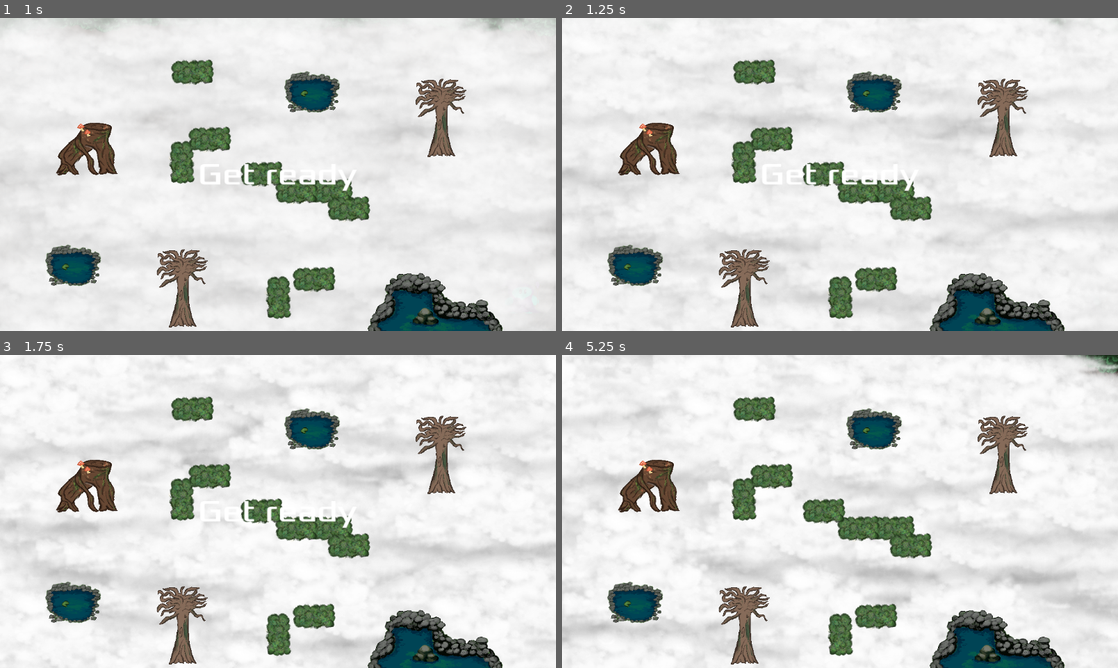
Above: before the commit, frames 1-4 (two rows, left to right).
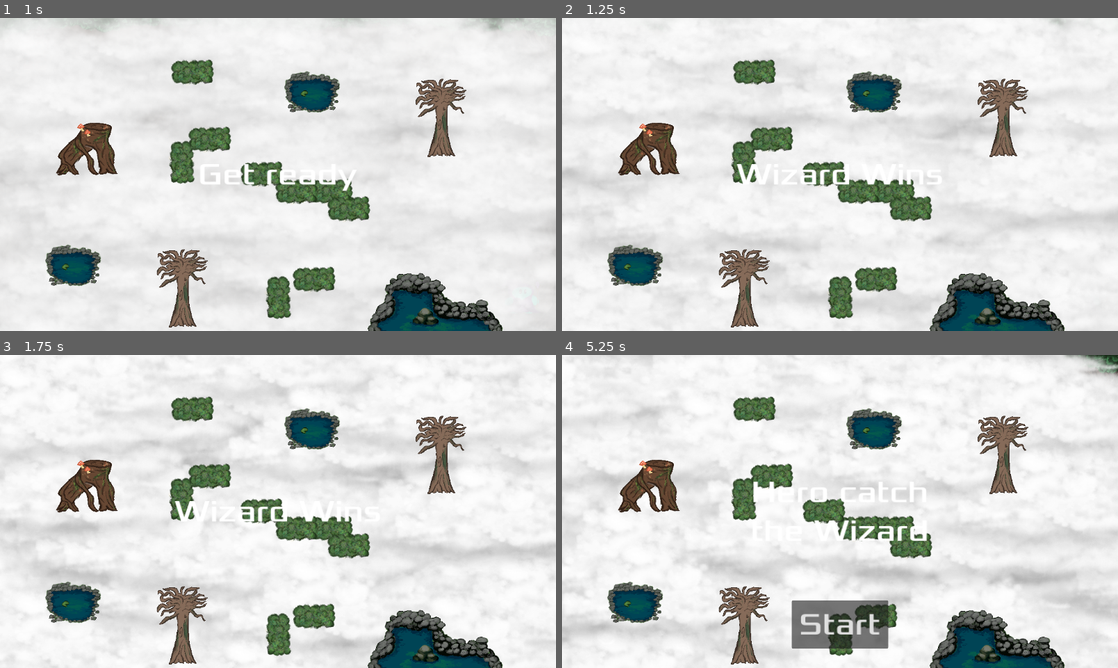
Above: after the commit, the same moments.

Repository: Robb-Fr/orbital-game-jam-6
Game: Godot game, scene res://scenes/main.tscn
The game is run twice, just before and just after one commit, with the same random seed, the same clock (stepped at 60 frames per second) and the same inputs. Sound files missing from this copy of the repository are replaced by a short silence.
Inputs:
- Up to frame 1 (1 s): click "Start" at 0.5 s
- Up to frame 2 (1.25 s): no input
- Up to frame 3 (1.75 s): hold D (left_move_right) from 1.28 s (still down)
- Up to frame 4 (5.25 s): release D (left_move_right) at 2.03 s; hold S (left_move_down) 2.03-2.78 s; hold D (left_move_right) 2.78-3.53 s; hold W (left_move_up) 3.53-4.28 s; hold S (left_move_down) from 4.28 s (still down)

Frame 1 is identical in both runs. In frame 2, 0.6% of the frame differs, in the area x 31-68%, y 46-56%; in frame 3, 0.6%; in frame 4, 3.3%, in the area x 34-66%, y 40-94%.

Commit message:
wizard can win

Diff:
--- a/scenes/main.gd
+++ b/scenes/main.gd
@@ -34,7 +34,7 @@
 
 func _on_music_curse_ended():
 	$FlashTimer.stop()
-	await $DarkTimer.stop()
+	$DarkTimer.stop()
 
 	$Hero.can_move = false
 	$Wizard.can_move = false
--- a/scenes/main.tscn
+++ b/scenes/main.tscn
@@ -128,6 +128,7 @@
 position = Vector2(72, 72)
 
 [connection signal="curse_ended" from="Music" to="." method="_on_music_curse_ended"]
+[connection signal="finished" from="Music" to="Music" method="_on_finished"]
 [connection signal="timeout" from="FlashTimer" to="." method="_on_flash_timer_timeout"]
 [connection signal="timeout" from="FlashTimer" to="CloudManager" method="_on_flash_timer_timeout"]
 [connection signal="timeout" from="DarkTimer" to="." method="_on_dark_timer_timeout"]
--- a/sound/music.gd
+++ b/sound/music.gd
@@ -17,7 +17,6 @@
 	stream = game_music
 	play()
 
-
 func _on_finished():
 	if stream == menu_music:
 		play()
